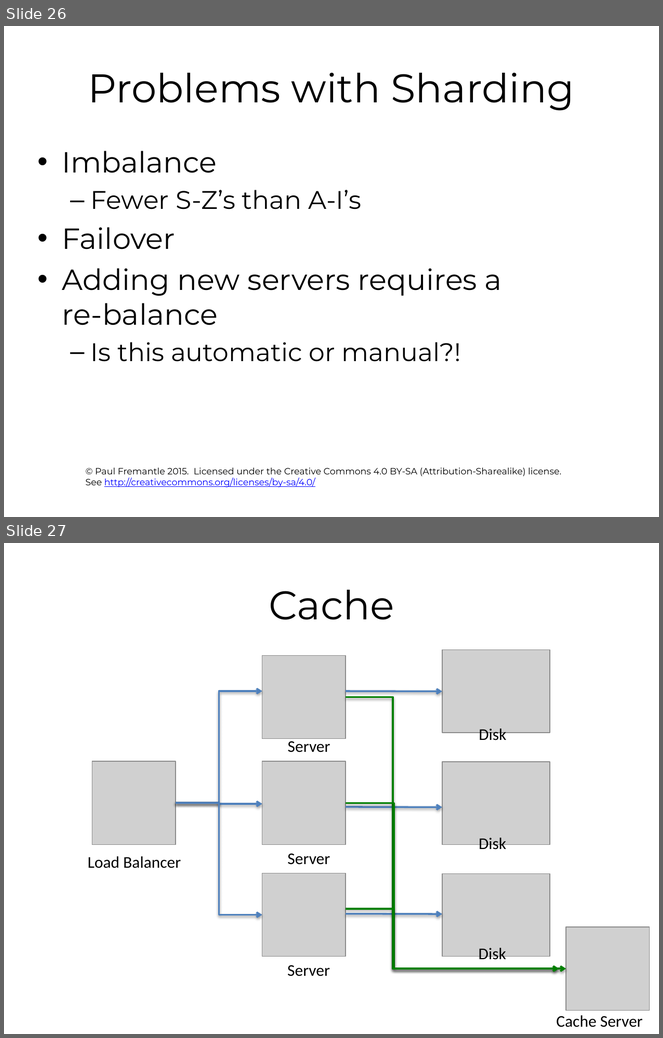
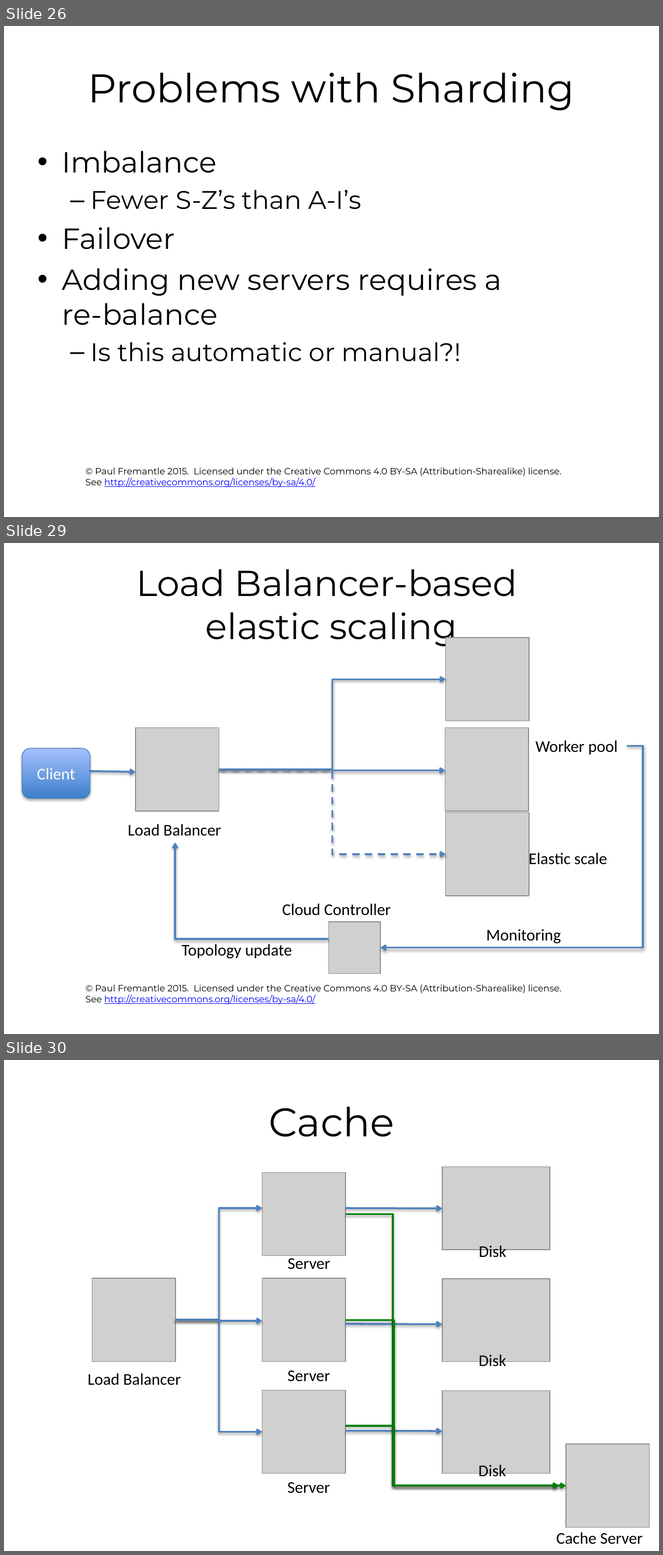
Before and after one commit to pzfreo/ox-clo, a slide deck: pres-source/03-cloud-computing-theory.pptx. Shown one above the other, each under a label of ours: slides 26 and 27 before the commit, slides 26, 29 and 30 after it; the slides between them are not shown. The pictures are 663x1038 and 663x1555 pixels, drawn with LibreOffice and Linux fonts; fonts in the diff are those of the drawing; grey boxes stand for pictures; background and template pictures are left out. Boxes give left, top, right and bottom in pixels: in the first picture for what was removed or moved away, otherwise in the second. Text is boxed around its words. In the diff, an @@ line names an element or a change of style, - is before the commit and + after.

```diff
--- a/pres-source/03-cloud-computing-theory.pptx
+++ b/pres-source/03-cloud-computing-theory.pptx
@@ slide 29 added at (4, 543, 659, 1034), background #FFFFFF; not listed: 1 template element that a slide beside it also shows @@
@@ title added at (136, 569, 518, 648), 39.6 pt, text #000000 @@
+Load Balancer-based
+elastic scaling
@@ picture added at (445, 638, 529, 721) @@
@@ elbow arrow added from (219, 770) to (445, 679), #4F81BD 2 pt @@
@@ picture added at (136, 728, 219, 811) @@
@@ picture added at (445, 728, 529, 811) @@
@@ text added at (535, 741, 618, 755), 18 pt, text #000000 @@
+Worker pool
@@ rounded rectangle added at (22, 749, 90, 798), fill gradient #3F80CE to #A4C4FF, outline #4B7EBC 0.75 pt, 18 pt, text #FFFFFF @@
+Client
@@ elbow arrow added from (627, 746) to (380, 948), #4F81BD 2 pt @@
@@ arrow added from (90, 771) to (136, 772), #4F81BD 2 pt @@
@@ elbow arrow added from (219, 770) to (445, 770), #4F81BD 2 pt @@
@@ elbow arrow added from (219, 770) to (445, 854), #4F81BD 2 pt dashed @@
@@ picture added at (445, 813, 529, 896) @@
@@ text added at (128, 824, 221, 836), 18 pt, text #000000 @@
+Load Balancer
@@ elbow arrow added from (329, 939) to (175, 843), #4F81BD 2 pt @@
@@ text added at (529, 850, 607, 868), 18 pt, text #000000 @@
+Elastic scale
@@ text added at (282, 904, 391, 916), 18 pt, text #000000 @@
+Cloud Controller
@@ picture added at (329, 923, 380, 974) @@
@@ text added at (487, 929, 561, 944), 18 pt, text #000000 @@
+Monitoring
@@ text added at (182, 942, 292, 959), 18 pt, text #000000 @@
+Topology update
@@ what was slide 27 is now slide 30 @@
```
Also in this commit, not shown: 1 slide changed, 10 other slides added, 2 slides removed, 13 other files.
